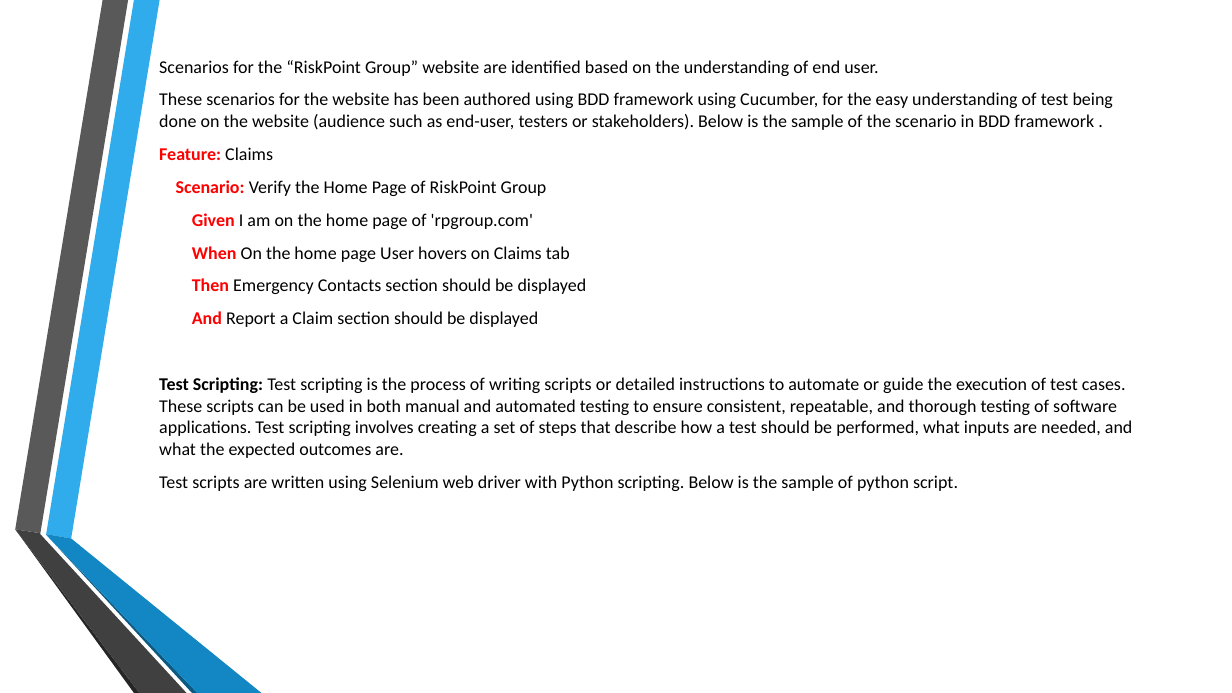
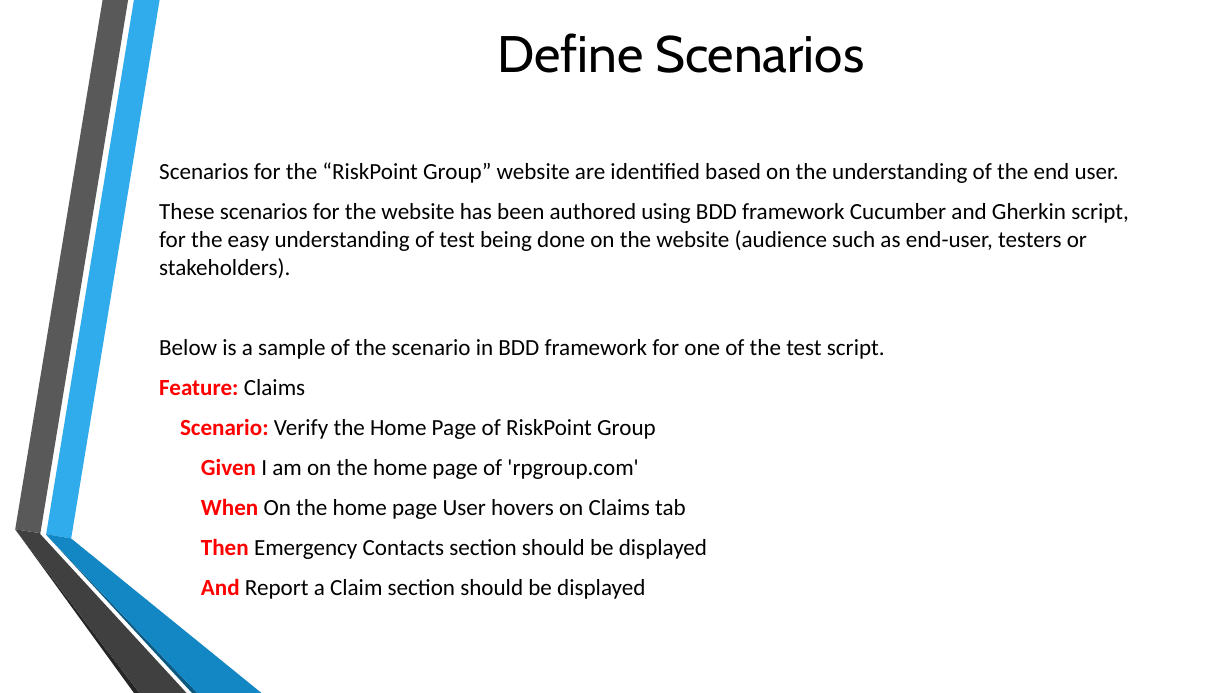
Before and after one commit to rohinitornal/riskpoint, a slide deck: slide 7 of SW Test Demo.pptx (slide 9 before the commit). Drawn at 1232x693 pixels with LibreOffice and Linux fonts; fonts in the diff are those of the drawing; background and template pictures are left out. Boxes give left, top, right and bottom in pixels: in the first picture for what was removed or moved away, otherwise in the second. Text is boxed around its words. In the diff, an @@ line names an element or a change of style, - is before the commit and + after.

```diff
--- a/SW Test Demo.pptx
+++ b/SW Test Demo.pptx
@@ title added at (x1=497, y1=33, x2=864, y2=73), 40 pt, text #000000 @@
+Define Scenarios
@@ text "Scenarios for the “RiskPoint Group” ..." moved from (x1=159, y1=60, x2=1132, y2=491) to (x1=159, y1=162, x2=1129, y2=599) @@
@@ text at (x1=159, y1=162, x2=1129, y2=359): text changed; size 14 to 18 pt @@
-Scenarios for the “RiskPoint Group” website are identified based on the understanding of end user.
-These scenarios for the website has been authored using BDD framework using Cucumber, for the easy understanding of test being done on the website (audience such as end-user, testers or stakeholders). Below is the sample of the scenario in BDD framework .
+Scenarios for the “RiskPoint Group” website are identified based on the understanding of the end user.
+These scenarios for the website has been authored using BDD framework Cucumber and Gherkin script, for the easy understanding of test being done on the website (audience such as end-user, testers or stakeholders).
+Below is a sample of the scenario in BDD framework for one of the test script.
@@ text at (x1=159, y1=377, x2=1132, y2=491): paragraphs removed @@
-Test Scripting: Test scripting is the process of writing scripts or detailed instructions to automate or guide the execution of test cases. These scripts can be used in both manual and automated testing to ensure consistent, repeatable, and thorough testing of software applications. Test scripting involves creating a set of steps that describe how a test should be performed, what inputs are needed, and what the expected outcomes are.
-Test scripts are written using Selenium web driver with Python scripting. Below is the sample of python script.
@@ text at (x1=159, y1=379, x2=707, y2=599): size 14 to 18 pt in "Feature: Claims", "Scenario: Verify the Home Page of RiskPoint ...", "Given I am on the home page ...", "When On the home page User hovers ..." and 2 more places @@
```
Also in this commit, not shown: 6 other slides changed, 3 slides added, 3 slides removed, 7 other files.
